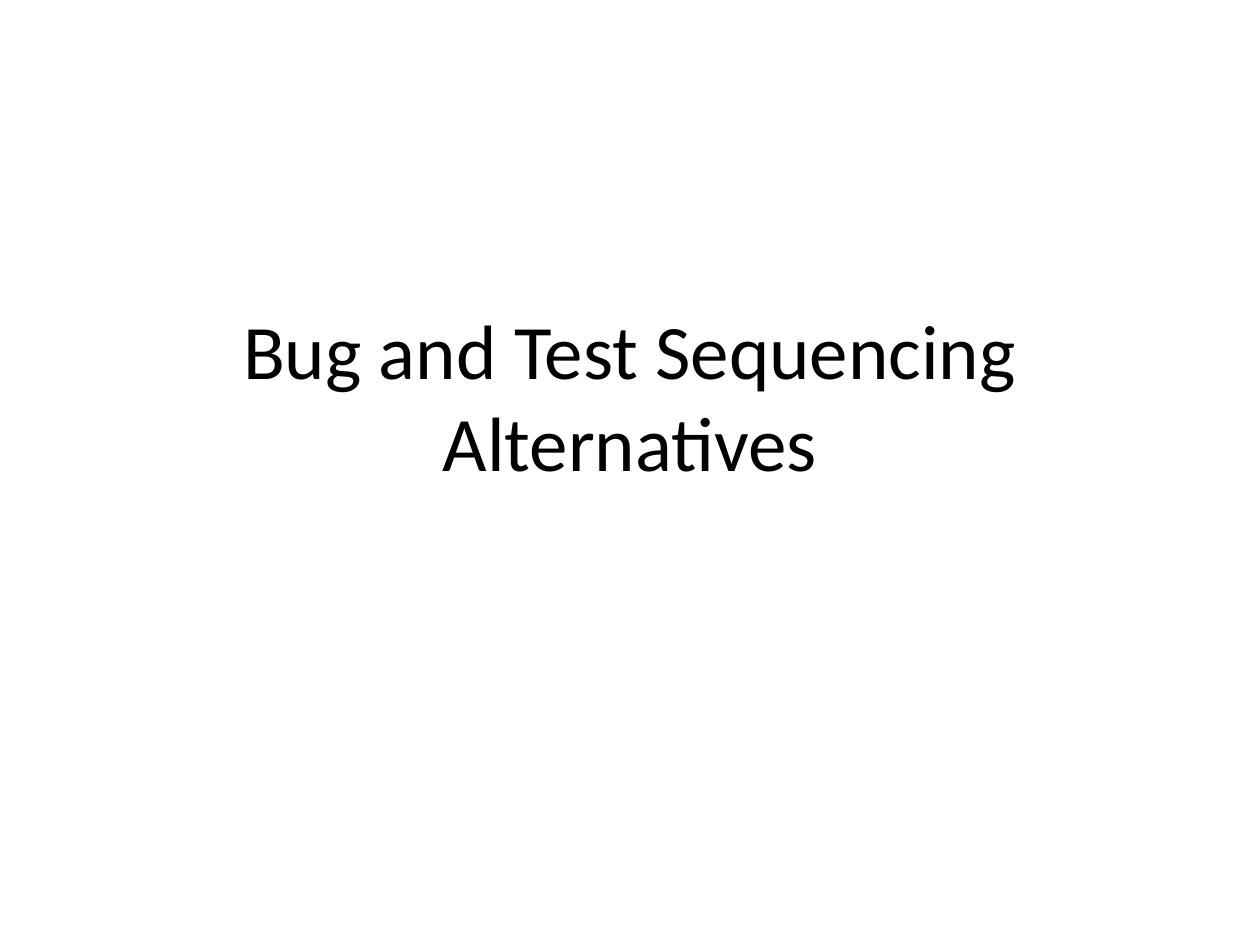
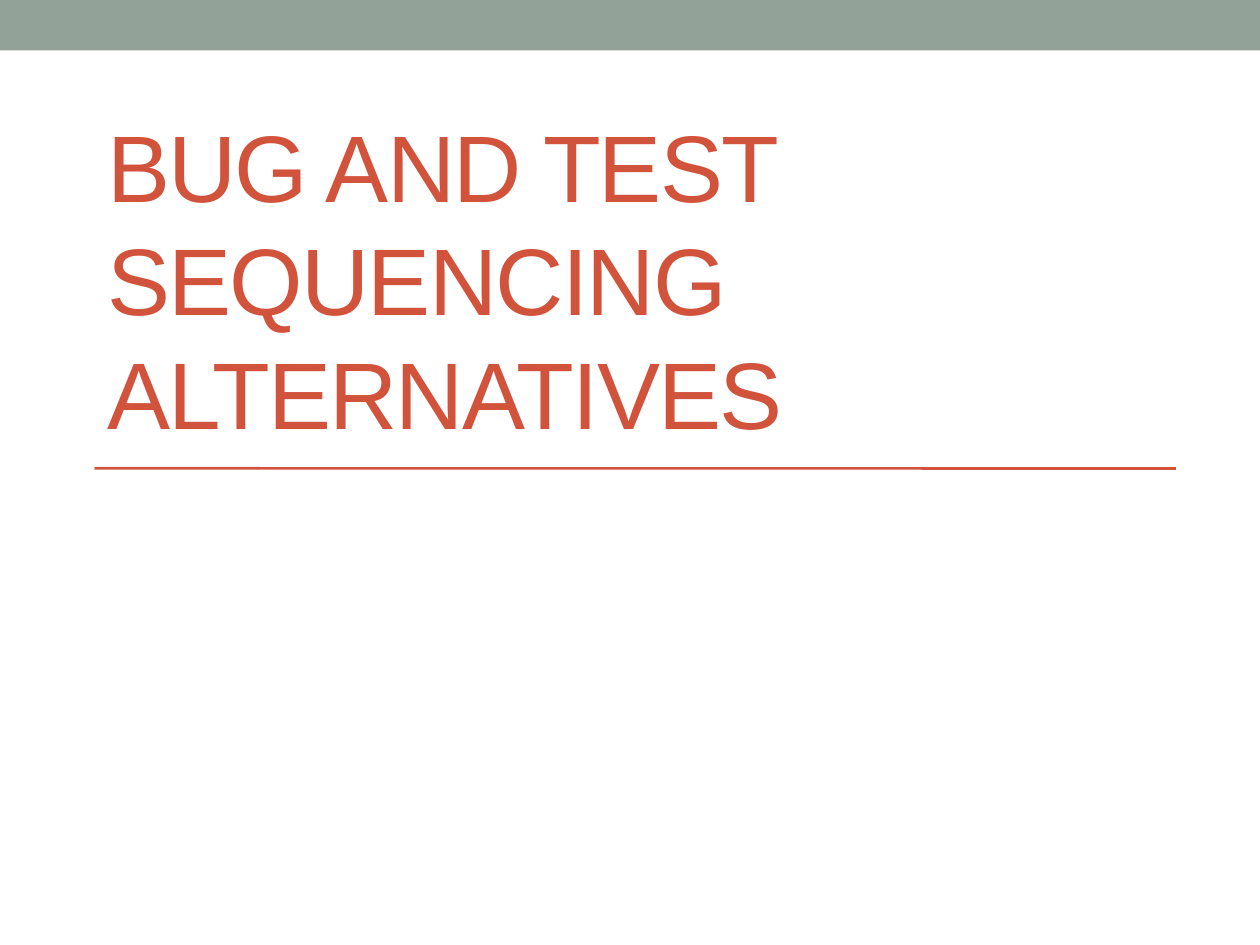
Before and after one commit to christianadriano/ReqEngResearch, a slide deck: slide 1 of Paper_TraceabilityBasedPrioritization/Writing/ProposalsToContinue.pptx. Drawn at 1260x945 pixels with LibreOffice and Linux fonts; fonts in the diff are those of the drawing. Boxes give left, top, right and bottom in pixels: in the first picture for what was removed or moved away, otherwise in the second. Text is boxed around its words. In the diff, an @@ line names an element or a change of style, - is before the commit and + after.

```diff
--- a/Paper_TraceabilityBasedPrioritization/Writing/ProposalsToContinue.pptx
+++ b/Paper_TraceabilityBasedPrioritization/Writing/ProposalsToContinue.pptx
@@ rectangle added at [0,0,1260,50], fill #93A299 @@
@@ title "BUG AND TEST SEQUENCING ALTERNATIVES" at [107,136,783,430]: vertical alignment middle to bottom @@
@@ title at [107,136,783,430]: text changed; size 44 to 54 pt; font Calibri to Arial; text colour #000000 to #D2533C @@
-Bug and Test Sequencing Alternatives
+BUG AND TEST SEQUENCING ALTERNATIVES
@@ line added from (94, 469) to (1176, 469), #D2533C 1.5 pt @@
```
Also in this commit, not shown: 4 other slides changed, 12 slides added, 6 other files.
